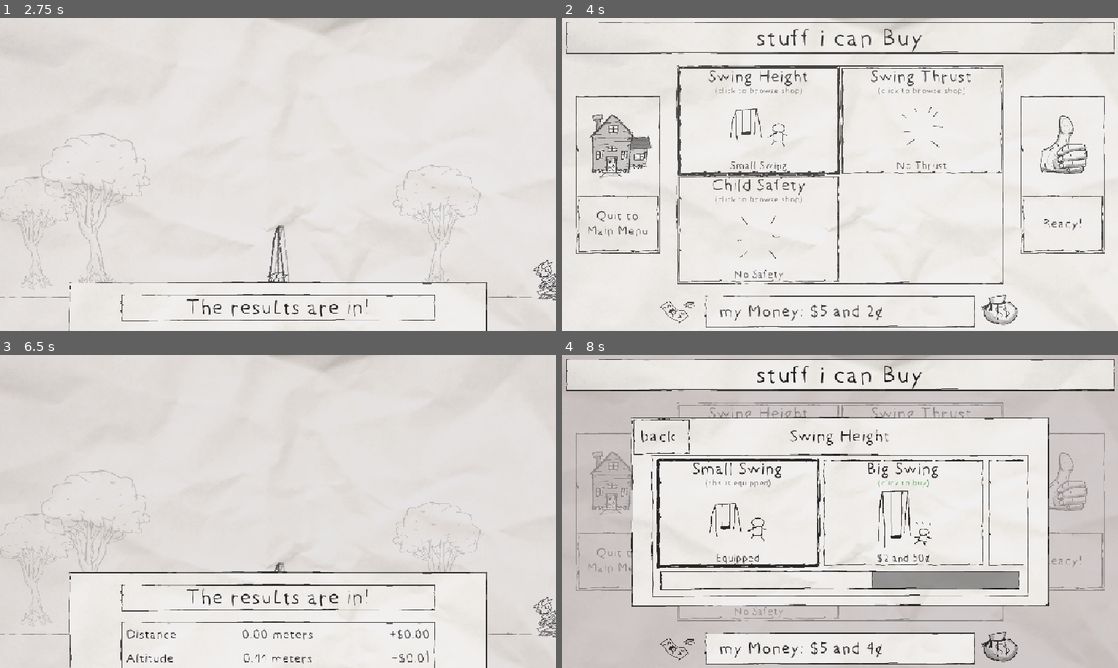
Above: before the commit, frames 1-4 (two rows, left to right).
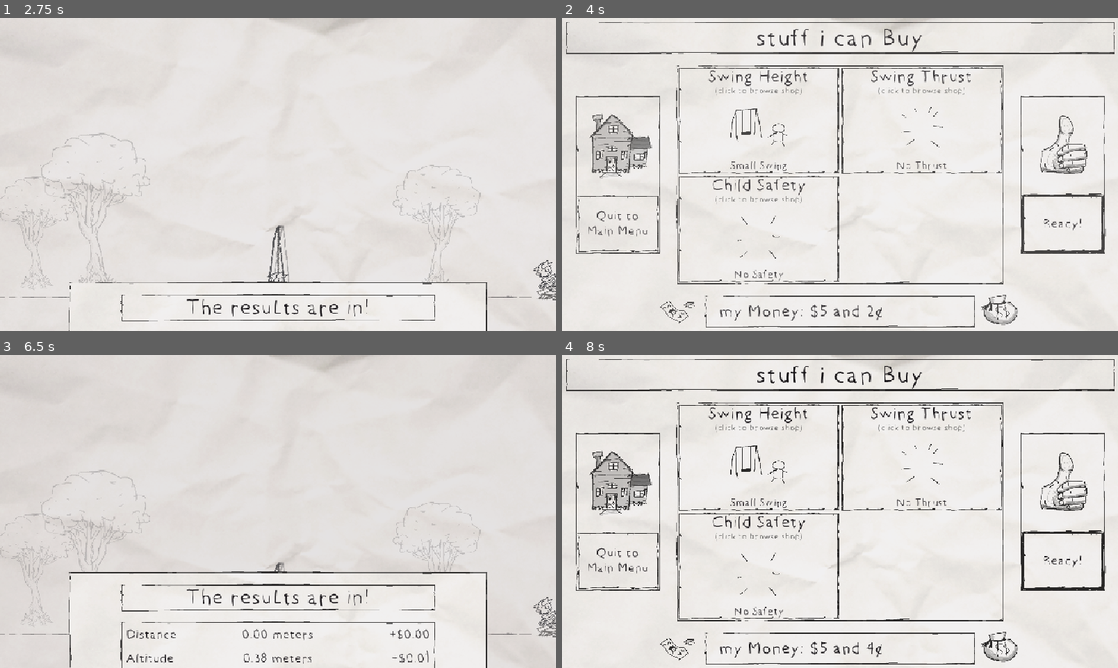
Above: after the commit, the same moments.

Repository: my-koala/HGDJ2024Fall
Game: Godot game, scene res://assets/main/main.tscn
The game is run twice, just before and just after one commit, with the same random seed, the same clock (stepped at 60 frames per second) and the same inputs.
Inputs (mouse positions are in pixels of both pictures, inside the frame that each line leads up to):
- Up to frame 1 (2.75 s): click "play" at 0.5 s; tap Enter at 1.25 s; move the mouse to (400, 158) at 1.27 s; hold Space (jump) 1.28-2.03 s; move the mouse to (166, 190) at 2.02 s; tap D (move_x+) at 2.1 s; tap Space (jump) at 2.27, 2.3, 2.57 s
- Up to frame 2 (4 s): move the mouse to (895, 105) at 2.77 s; hold A (move_x-) 2.78-3.5 s; tap Space (jump) at 3.05 s; click "Ready!" at 3.5 s
- Up to frame 3 (6.5 s): click "Ready!" at 4.25 s; tap Space (jump) at 5, 5.1, 5.27, 5.57, 6.02, 6.05, 6.32 s; move the mouse to (250, 574) at 5.02 s; move the mouse to (444, 558) at 5.77 s; hold D (move_x+) from 5.78 s (still down)
- Up to frame 4 (8 s): move the mouse to (673, 464) at 6.52 s; release D (move_x+) at 6.53 s; tap A (move_x-) at 6.6 s; tap Space (jump) at 6.77, 6.8, 7.07 s; click "Swing Height" at 7.25 s

Frame 1 is identical in both runs. In frame 2, 1.0% of the frame differs, in the area x 20-98%, y 15-76%; in frame 3, less than 0.1%; in frame 4, 46%, in the area x 0-100%, y 0-100%.

Commit message:
thrust work

Diff:
--- a/assets/actors/player/player.gd
+++ b/assets/actors/player/player.gd
@@ -57,7 +57,7 @@
 	_input_move += float(Input.is_action_pressed(&"move_x+"))
 	_input_move -= float(Input.is_action_pressed(&"move_x-"))
 
-	_input_jump = _input_jump || Input.is_action_pressed(&"jump")
+	_input_jump = _input_jump || Input.is_action_just_pressed(&"jump")
 
 func _ready() -> void:
 	if Engine.is_editor_hint():
@@ -100,19 +100,26 @@
 			_injury_state = InjuryState.DEAD
 	else:
 		if !is_zero_approx(_input_move):
-			_swing_thruster.active = true
+			_swing_thruster.activate()
 			_swing_thruster.thrust_direction = Vector2.RIGHT * _input_move
 		else:
 			if _input_move > 0.0:
 				pass# Play lean forward animation.
 			else:
 				pass# Play lean backward animation.
-			_swing_thruster.active = false
+			_swing_thruster.activate()
 			_swing_thruster.thrust_direction = Vector2.RIGHT * _input_move
 
 		if _input_jump:
 			_input_jump = false
+			# Check for swing thrusters and activate them.
+			var jump: bool = true
+			for swing_thruster: SwingThruster2D in swing.get_swing_thrusters():
+				if swing_thruster != _swing_thruster && !swing_thruster.is_active():
+					swing_thruster.activate()
+					jump = false
 			# Jump off swing, retaining swing velocity.
-			swing = null
+			if jump:
+				swing = null
 
 	_linear_velocity = linear_velocity
--- a/assets/actors/player/player.tscn
+++ b/assets/actors/player/player.tscn
@@ -34,7 +34,7 @@
 
 [node name="swing_thruster_2d" type="Node2D" parent="."]
 script = ExtResource("3_s3hhr")
-thrust = 512.0
+thrust = 128.0
 
 [node name="particles" type="Node2D" parent="."]
 
--- a/assets/game_data/game_data.gd
+++ b/assets/game_data/game_data.gd
@@ -2,6 +2,9 @@
 class_name GameData
 
 # Global game data container.
+
+@export
+var _infinite_money: bool = false
 
 @export
 var _items: Array[Item] = []:
@@ -62,6 +65,8 @@
 	emit_changed()
 
 func can_money_withdraw(dollars: int, cents: int) -> bool:
+	if _infinite_money:
+		return true
 	dollars += cents / CENT_TO_DOLLAR
 	cents = cents % CENT_TO_DOLLAR
 	return (_money_dollars > dollars) || ((_money_dollars == dollars) && (_money_cents >= cents))
--- a/assets/game_data/game_data.tres
+++ b/assets/game_data/game_data.tres
@@ -15,6 +15,7 @@
 
 [resource]
 script = ExtResource("1_p0oid")
+_infinite_money = true
 _items = Array[ExtResource("1_ox7ci")]([ExtResource("2_osw14"), ExtResource("3_e0ptk"), ExtResource("4_n87qv"), ExtResource("5_si2h0"), ExtResource("6_gsio5"), ExtResource("7_yylii"), ExtResource("8_fdkv0"), ExtResource("9_rpsru"), ExtResource("10_dywsb"), ExtResource("11_guov2")])
 _money_dollars = 5
 _money_cents = 0
--- a/assets/main/main.gd
+++ b/assets/main/main.gd
@@ -1,15 +1,19 @@
 @tool
 extends Node
 
+# BUG: looks like a bug with swing tension not properly retaining velocity?
+# it's definitely noticeable with huge velocity discrepancy between small vs big swing
+
 # DONE
 # finish catenary texture drawing
+# add thruster functionality
 
-# TODO to finish for final delivery
-# add swing thrusters - art and functionality
-# finish swing height art, use sprite frames, correspond to heights - do later (after balancing) super easy
+# TODO stuff to finish for final deliverable
+# finish thrusters art - need sprites, particles
 # redo character art - need leaning animations, freefall, and landing - animations
 # balance drag, gravity, etc.
-# add sounds
+# finish swing height art, use sprite frames, correspond to heights - do after balancing - super easy
+# add sounds (when power comes back)
 # add instructions and credits screen to menu
 # shader precompilation
 # add injuries, child safety items - still unsure how to do this lolololol
--- a/assets/map/map.gd
+++ b/assets/map/map.gd
@@ -74,6 +74,9 @@
 	if Engine.is_editor_hint():
 		return
 
+	if _player.is_swinging():
+		return
+
 	var player_distance: float = _player.global_position.x / METER
 	var player_altitude: float = -_player.global_position.y / METER
 	var player_velocity: float = _player.linear_velocity.length() / METER
@@ -82,9 +85,7 @@
 	_player_velocity_max = maxf(_player_velocity_max, player_velocity)
 	_player_altitude_max = maxf(_player_altitude_max, player_altitude)
 
-	if _player.is_swinging():
-		_player_freeze_time = 0.0
-	elif player_velocity < 1.0:
+	if player_velocity < 1.0 && absf(_player.angular_velocity) < 1.0:
 		if _player_freeze_time < player_freeze_time:
 			_player_freeze_time += delta
 			if _player_freeze_time >= player_freeze_time:
--- a/assets/props/swing_set/swing_set.gd
+++ b/assets/props/swing_set/swing_set.gd
@@ -1,15 +1,22 @@
 @tool
 extends Node2D
-
-@export
-var game_data: GameData = preload("res://assets/game_data/game_data.tres")
 
 const ITEM_HEIGHT: Array[Item] = [
 	preload("res://assets/item/items/item_height_0.tres"),
 	preload("res://assets/item/items/item_height_1.tres"),
 	preload("res://assets/item/items/item_height_2.tres"),
 	preload("res://assets/item/items/item_height_3.tres"),
-	]
+]
+
+const ITEM_THRUST: Array[Item] = [
+	preload("res://assets/item/items/item_thrust_0.tres"),
+	preload("res://assets/item/items/item_thrust_1.tres"),
+	preload("res://assets/item/items/item_thrust_2.tres"),
+	preload("res://assets/item/items/item_thrust_3.tres"),
+]
+
+@export
+var game_data: GameData = preload("res://assets/game_data/game_data.tres")
 
 @onready
 var _top: Node2D = $top as Node2D
@@ -17,6 +24,13 @@
 var _swing: Swing2D = $top/swing as Swing2D
 @onready
 var _catenary: Catenary2D = $top/catenary as Catenary2D
+
+@onready
+var _thruster_a: SwingThruster2D = $top/swing/swing_set_thruster_a as SwingThruster2D
+@onready
+var _thruster_b: SwingThruster2D = $top/swing/swing_set_thruster_b as SwingThruster2D
+@onready
+var _thruster_c: SwingThruster2D = $top/swing/swing_set_thruster_c as SwingThruster2D
 
 func get_swing() -> Swing2D:
 	return _swing
@@ -35,6 +49,39 @@
 		set_height(1024.0)
 	else:
 		set_height(256.0)
+
+	if game_data.is_item_equipped(ITEM_THRUST[0]):
+		_thruster_a.visible = false
+		_thruster_b.visible = false
+		_thruster_c.visible = false
+
+		_swing.remove_swing_thruster(_thruster_a)
+		_swing.remove_swing_thruster(_thruster_b)
+		_swing.remove_swing_thruster(_thruster_c)
+	elif game_data.is_item_equipped(ITEM_THRUST[1]):
+		_thruster_a.visible = true
+		_thruster_b.visible = false
+		_thruster_c.visible = false
+
+		_swing.add_swing_thruster(_thruster_a)
+		_swing.remove_swing_thruster(_thruster_b)
+		_swing.remove_swing_thruster(_thruster_c)
+	elif game_data.is_item_equipped(ITEM_THRUST[2]):
+		_thruster_a.visible = false
+		_thruster_b.visible = true
+		_thruster_c.visible = false
+
+		_swing.remove_swing_thruster(_thruster_a)
+		_swing.add_swing_thruster(_thruster_b)
+		_swing.remove_swing_thruster(_thruster_c)
+	elif game_data.is_item_equipped(ITEM_THRUST[3]):
+		_thruster_a.visible = false
+		_thruster_b.visible = false
+		_thruster_c.visible = true
+
+		_swing.remove_swing_thruster(_thruster_a)
+		_swing.remove_swing_thruster(_thruster_b)
+		_swing.add_swing_thruster(_thruster_c)
 
 func set_height(height: float) -> void:
 	height = maxf(height, 0.0)
--- a/assets/props/swing_set/swing_set.tscn
+++ b/assets/props/swing_set/swing_set.tscn
@@ -6,10 +6,39 @@
 [ext_resource type="Script" path="res://modules/swing/swing_2d.gd" id="3_hnorh"]
 [ext_resource type="Texture2D" uid="uid://mlwokig84l77" path="res://assets/tethers/tether_rope.png" id="3_xmo8o"]
 [ext_resource type="Texture2D" uid="uid://bddxbcens4ame" path="res://assets/props/swing_set/swing_set_chair.png" id="4_e6346"]
+[ext_resource type="Script" path="res://assets/props/swing_set/swing_set_thruster_a.gd" id="6_sibsm"]
 [ext_resource type="Script" path="res://modules/catenary/catenary_2d.gd" id="6_ymde2"]
+[ext_resource type="Texture2D" uid="uid://4lkve7vna8pq" path="res://assets/props/swing_set/swing_set_thrusters.png" id="7_i03qf"]
+[ext_resource type="Script" path="res://assets/props/swing_set/swing_set_thruster_b.gd" id="7_k01se"]
+[ext_resource type="Texture2D" uid="uid://xkj026qvngwi" path="res://assets/props/swing_set/particles_bubbles.png" id="8_axec3"]
+[ext_resource type="Script" path="res://assets/props/swing_set/swing_set_thruster_c.gd" id="8_rang1"]
 
 [sub_resource type="RectangleShape2D" id="RectangleShape2D_u5nc1"]
 size = Vector2(40, 8)
+
+[sub_resource type="CanvasItemMaterial" id="CanvasItemMaterial_237sk"]
+particles_animation = true
+particles_anim_h_frames = 4
+particles_anim_v_frames = 1
+particles_anim_loop = true
+
+[sub_resource type="Curve" id="Curve_absk2"]
+_data = [Vector2(0, 1), 0.0, 0.0, 0, 0, Vector2(0.577295, 0.756326), 0.0, 0.0, 0, 0, Vector2(1, 0), 0.0, 0.0, 0, 0]
+point_count = 3
+
+[sub_resource type="CurveTexture" id="CurveTexture_a8t60"]
+curve = SubResource("Curve_absk2")
+
+[sub_resource type="ParticleProcessMaterial" id="ParticleProcessMaterial_qw52q"]
+particle_flag_disable_z = true
+direction = Vector3(-1, 0, 0)
+spread = 25.0
+initial_velocity_min = 46.06
+initial_velocity_max = 131.58
+gravity = Vector3(0, -200, 0)
+alpha_curve = SubResource("CurveTexture_a8t60")
+anim_speed_min = 1.76
+anim_speed_max = 3.6
 
 [node name="swing_set" type="Node2D"]
 script = ExtResource("1_b5517")
@@ -38,10 +67,48 @@
 region_enabled = true
 region_rect = Rect2(95, 387, 45, 16)
 
+[node name="swing_set_thruster_a" type="Node2D" parent="top/swing"]
+z_index = 1
+script = ExtResource("6_sibsm")
+
+[node name="sprite_2d" type="Sprite2D" parent="top/swing/swing_set_thruster_a"]
+position = Vector2(-28, -32)
+texture = ExtResource("7_i03qf")
+region_enabled = true
+region_rect = Rect2(0, 0, 128, 128)
+
+[node name="bubbles" type="GPUParticles2D" parent="top/swing/swing_set_thruster_a/sprite_2d"]
+material = SubResource("CanvasItemMaterial_237sk")
+position = Vector2(-29, 30)
+texture = ExtResource("8_axec3")
+process_material = SubResource("ParticleProcessMaterial_qw52q")
+
+[node name="swing_set_thruster_b" type="Node2D" parent="top/swing"]
+visible = false
+z_index = 1
+script = ExtResource("7_k01se")
+
+[node name="sprite_2d" type="Sprite2D" parent="top/swing/swing_set_thruster_b"]
+position = Vector2(-27, -33)
+texture = ExtResource("7_i03qf")
+region_enabled = true
+region_rect = Rect2(256, 0, 128, 128)
+
+[node name="swing_set_thruster_c" type="Node2D" parent="top/swing"]
+visible = false
+z_index = 1
+script = ExtResource("8_rang1")
+
+[node name="sprite_2d" type="Sprite2D" parent="top/swing/swing_set_thruster_c"]
+position = Vector2(-32, -20)
+texture = ExtResource("7_i03qf")
+region_enabled = true
+region_rect = Rect2(384, 0, 128, 128)
+
 [node name="body" type="Node2D" parent="."]
 
 [node name="foreground" type="Sprite2D" parent="body"]
-z_index = 1
+z_index = 2
 position = Vector2(0, 99.69)
 scale = Vector2(1.32, 1.32)
 texture = ExtResource("1_hod3s")
--- /dev/null
+++ b/assets/props/swing_set/swing_set_thruster_a.gd
@@ -0,0 +1,18 @@
+@tool
+extends SwingThruster2D
+
+var _thrust_tween: Tween = null
+func activate() -> void:
+	if _active:
+		return
+	_active = true
+
+	if is_instance_valid(_thrust_tween) && _thrust_tween.is_valid():
+		_thrust_tween.kill()
+	_thrust_tween = create_tween()
+	_thrust_tween.set_ease(Tween.EASE_OUT)
+	_thrust_tween.set_trans(Tween.TRANS_SINE)
+	_thrust_tween.set_parallel(false)
+
+	_thrust_tween.tween_property(self, "thrust", 1024.0, 0.5)
+	_thrust_tween.tween_property(self, "thrust", 0.0, 2.0)
--- /dev/null
+++ b/assets/props/swing_set/swing_set_thruster_b.gd
@@ -0,0 +1,18 @@
+@tool
+extends SwingThruster2D
+
+var _thrust_tween: Tween = null
+func activate() -> void:
+	if _active:
+		return
+	_active = true
+
+	if is_instance_valid(_thrust_tween) && _thrust_tween.is_valid():
+		_thrust_tween.kill()
+	_thrust_tween = create_tween()
+	_thrust_tween.set_ease(Tween.EASE_IN_OUT)
+	_thrust_tween.set_trans(Tween.TRANS_CUBIC)
+	_thrust_tween.set_parallel(false)
+
+	_thrust_tween.tween_property(self, "thrust", 2048.0, 0.75)
+	_thrust_tween.tween_property(self, "thrust", 0.0, 8.0)
--- /dev/null
+++ b/assets/props/swing_set/swing_set_thruster_c.gd
@@ -0,0 +1,18 @@
+@tool
+extends SwingThruster2D
+
+var _thrust_tween: Tween = null
+func activate() -> void:
+	if _active:
+		return
+	_active = true
+
+	if is_instance_valid(_thrust_tween) && _thrust_tween.is_valid():
+		_thrust_tween.kill()
+	_thrust_tween = create_tween()
+	_thrust_tween.set_ease(Tween.EASE_IN_OUT)
+	_thrust_tween.set_trans(Tween.TRANS_CUBIC)
+	_thrust_tween.set_parallel(false)
+
+	_thrust_tween.tween_property(self, "thrust", 8192.0, 1.0)
+	_thrust_tween.tween_property(self, "thrust", 0.0, 600.0)
--- a/assets/scenes/shop/shop.gd
+++ b/assets/scenes/shop/shop.gd
@@ -44,6 +44,7 @@
 	_scene_active = true
 	queue_refresh()
 	_set_active_section(null)
+	_ready_button.grab_focus.call_deferred()
 
 func scene_stop() -> void:
 	_scene_active = false
--- a/modules/swing/swing_2d.gd
+++ b/modules/swing/swing_2d.gd
@@ -50,6 +50,9 @@
 	if is_instance_valid(swing_thruster) && _swing_thrusters.has(swing_thruster):
 		_swing_thrusters.erase(swing_thruster)
 
+func get_swing_thrusters() -> Array[SwingThruster2D]:
+	return _swing_thrusters.duplicate()
+
 func _ready() -> void:
 	if Engine.is_editor_hint():
 		return
@@ -80,9 +83,8 @@
 
 	# Apply thruster forces.
 	for swing_thruster: SwingThruster2D in _swing_thrusters:
-		if swing_thruster.active:
-			var thrust_direction: Vector2 = swing_thruster.thrust_direction.rotated(swing_thruster.global_rotation)
-			var thrust: Vector2 = swing_thruster.thrust * thrust_direction
+		if swing_thruster.is_active():
+			var thrust: Vector2 = swing_thruster.get_thrust().rotated(swing_thruster.global_rotation)
 			state.linear_velocity += state.inverse_mass * thrust * state.step
 
 	# Apply projectile forces (gravity, drag, etc.)
--- a/modules/swing/swing_thruster_2d.gd
+++ b/modules/swing/swing_thruster_2d.gd
@@ -2,10 +2,7 @@
 extends Node2D
 class_name SwingThruster2D
 
-@export
-var active: bool = false
-
-# TODO: Animate thrust in AnimationPlayer
+# TODO: Animate thrust with tween
 @export
 var thrust: float = 0.0
 
@@ -15,5 +12,14 @@
 	get:
 		return thrust_direction
 	set(value):
-		if !value.is_zero_approx():
-			thrust_direction = value.normalized()
+		thrust_direction = value.normalized()
+
+var _active: bool = false
+func is_active() -> bool:
+	return _active
+
+func activate() -> void:
+	_active  = true
+
+func get_thrust() -> Vector2:
+	return thrust * thrust_direction
--- a/project.godot
+++ b/project.godot
@@ -59,6 +59,38 @@
 
 [input]
 
+ui_left={
+"deadzone": 0.5,
+"events": [Object(InputEventKey,"resource_local_to_scene":false,"resource_name":"","device":0,"window_id":0,"alt_pressed":false,"shift_pressed":false,"ctrl_pressed":false,"meta_pressed":false,"pressed":false,"keycode":4194319,"physical_keycode":0,"key_label":0,"unicode":0,"location":0,"echo":false,"script":null)
+, Object(InputEventJoypadButton,"resource_local_to_scene":false,"resource_name":"","device":0,"button_index":13,"pressure":0.0,"pressed":false,"script":null)
+, Object(InputEventJoypadMotion,"resource_local_to_scene":false,"resource_name":"","device":0,"axis":0,"axis_value":-1.0,"script":null)
+, Object(InputEventKey,"resource_local_to_scene":false,"resource_name":"","device":-1,"window_id":0,"alt_pressed":false,"shift_pressed":false,"ctrl_pressed":false,"meta_pressed":false,"pressed":false,"keycode":0,"physical_keycode":65,"key_label":0,"unicode":97,"location":0,"echo":false,"script":null)
+]
+}
+ui_right={
+"deadzone": 0.5,
+"events": [Object(InputEventKey,"resource_local_to_scene":false,"resource_name":"","device":0,"window_id":0,"alt_pressed":false,"shift_pressed":false,"ctrl_pressed":false,"meta_pressed":false,"pressed":false,"keycode":4194321,"physical_keycode":0,"key_label":0,"unicode":0,"location":0,"echo":false,"script":null)
+, Object(InputEventJoypadButton,"resource_local_to_scene":false,"resource_name":"","device":0,"button_index":14,"pressure":0.0,"pressed":false,"script":null)
+, Object(InputEventJoypadMotion,"resource_local_to_scene":false,"resource_name":"","device":0,"axis":0,"axis_value":1.0,"script":null)
+, Object(InputEventKey,"resource_local_to_scene":false,"resource_name":"","device":-1,"window_id":0,"alt_pressed":false,"shift_pressed":false,"ctrl_pressed":false,"meta_pressed":false,"pressed":false,"keycode":0,"physical_keycode":68,"key_label":0,"unicode":100,"location":0,"echo":false,"script":null)
+]
+}
+ui_up={
+"deadzone": 0.5,
+"events": [Object(InputEventKey,"resource_local_to_scene":false,"resource_name":"","device":0,"window_id":0,"alt_pressed":false,"shift_pressed":false,"ctrl_pressed":false,"meta_pressed":false,"pressed":false,"keycode":4194320,"physical_keycode":0,"key_label":0,"unicode":0,"location":0,"echo":false,"script":null)
+, Object(InputEventJoypadButton,"resource_local_to_scene":false,"resource_name":"","device":0,"button_index":11,"pressure":0.0,"pressed":false,"script":null)
+, Object(InputEventJoypadMotion,"resource_local_to_scene":false,"resource_name":"","device":0,"axis":1,"axis_value":-1.0,"script":null)
+, Object(InputEventKey,"resource_local_to_scene":false,"resource_name":"","device":-1,"window_id":0,"alt_pressed":false,"shift_pressed":false,"ctrl_pressed":false,"meta_pressed":false,"pressed":false,"keycode":0,"physical_keycode":87,"key_label":0,"unicode":119,"location":0,"echo":false,"script":null)
+]
+}
+ui_down={
+"deadzone": 0.5,
+"events": [Object(InputEventKey,"resource_local_to_scene":false,"resource_name":"","device":0,"window_id":0,"alt_pressed":false,"shift_pressed":false,"ctrl_pressed":false,"meta_pressed":false,"pressed":false,"keycode":4194322,"physical_keycode":0,"key_label":0,"unicode":0,"location":0,"echo":false,"script":null)
+, Object(InputEventJoypadButton,"resource_local_to_scene":false,"resource_name":"","device":0,"button_index":12,"pressure":0.0,"pressed":false,"script":null)
+, Object(InputEventJoypadMotion,"resource_local_to_scene":false,"resource_name":"","device":0,"axis":1,"axis_value":1.0,"script":null)
+, Object(InputEventKey,"resource_local_to_scene":false,"resource_name":"","device":-1,"window_id":0,"alt_pressed":false,"shift_pressed":false,"ctrl_pressed":false,"meta_pressed":false,"pressed":false,"keycode":0,"physical_keycode":83,"key_label":0,"unicode":115,"location":0,"echo":false,"script":null)
+]
+}
 move_x+={
 "deadzone": 0.5,
 "events": [Object(InputEventKey,"resource_local_to_scene":false,"resource_name":"","device":-1,"window_id":0,"alt_press …(192 unchanged characters)…
Binary file added: assets/props/swing_set/particles_bubbles.png
Not shown, added: assets/props/swing_set/particles_bubbles.png.import
Not shown: 1 places in assets/props/swing_set/swing_set.tscn that only renumber resources
Binary file added: assets/props/swing_set/swing_set_thrusters.png
Not shown, added: assets/props/swing_set/swing_set_thrusters.png.import
Not shown, added: assets/props/swing_set/particles_bubbles.xcf
Not shown, added: assets/props/swing_set/swing_set_thrusters.xcf
